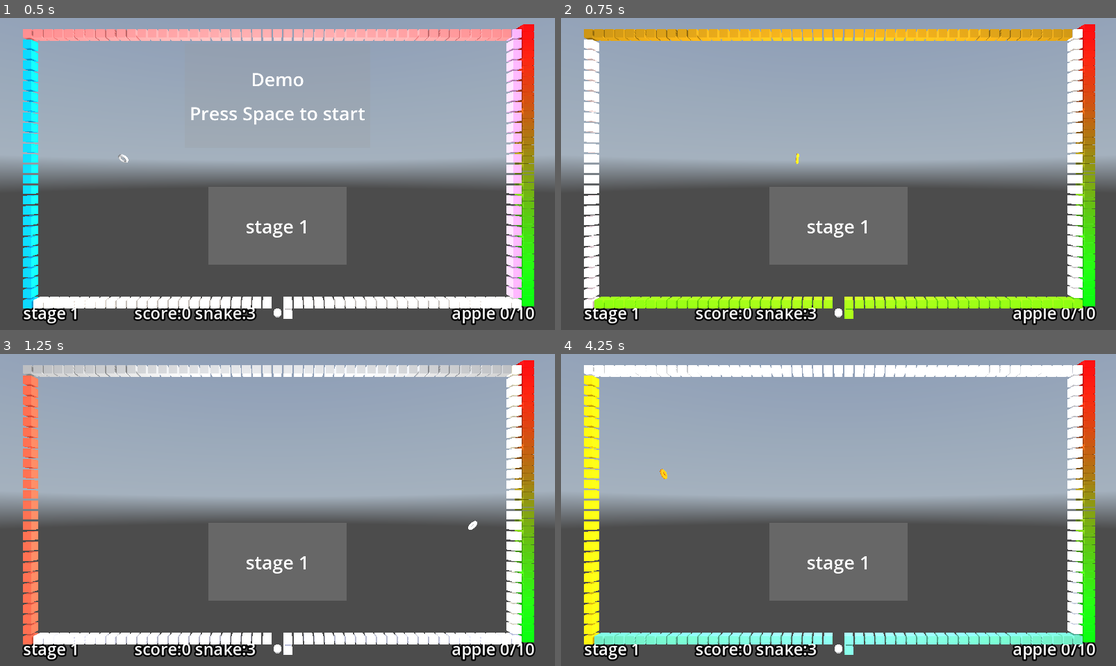
Above: before the commit, frames 1-4 (two rows, left to right).
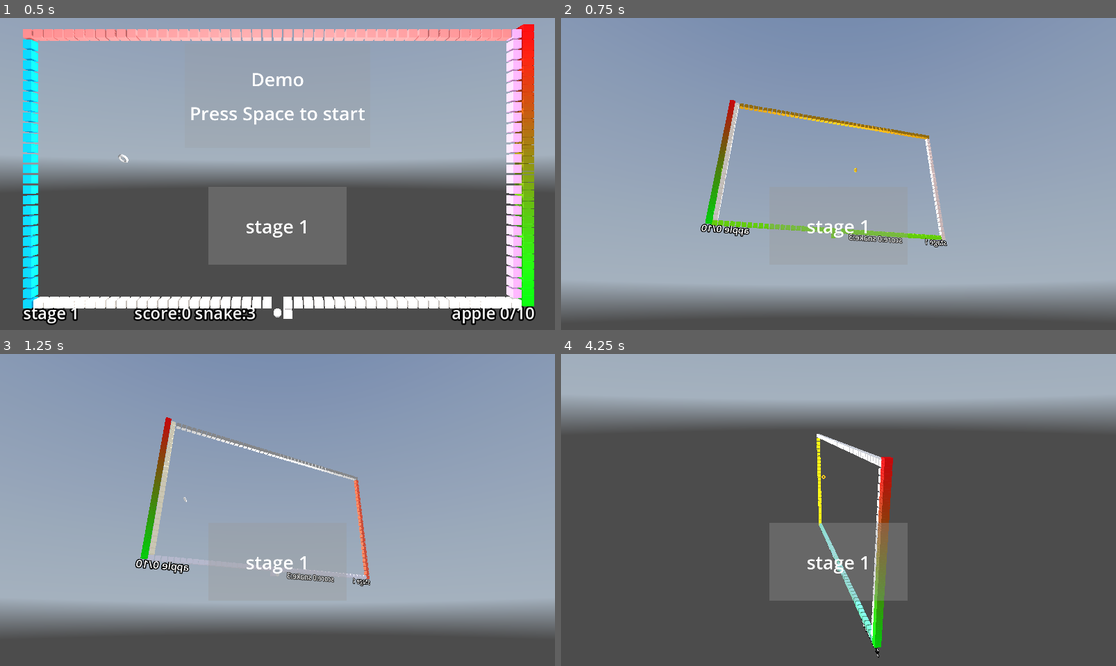
Above: after the commit, the same moments.

Repository: kasworld/gd4snakebyte3d
Game: Godot game, scene res://main.tscn
The game is run twice, just before and just after one commit, with the same random seed, the same clock (stepped at 60 frames per second) and the same inputs. A sky picture missing from this copy of the repository is replaced by a grey-blue gradient.
Inputs (mouse positions are in pixels of both pictures, inside the frame that each line leads up to):
- Up to frame 1 (0.5 s): no input
- Up to frame 2 (0.75 s): tap Space at 0.5 s; move the mouse to (960, 158) at 0.52 s; hold Right from 0.53 s (still down); tap C at 0.6 s; click (960, 158) at 0.67 s
- Up to frame 3 (1.25 s): keep holding Right; tap Space at 0.77 s
- Up to frame 4 (4.25 s): move the mouse to (727, 525) at 1.27 s; release Right at 1.28 s; hold Down 1.28-2.03 s; tap C every 0.75 s from 1.35 to 3.6 s; tap Space at 1.52, 3.02, 3.77 s; move the mouse to (894, 441) at 2.02 s; hold Right 2.03-2.78 s; move the mouse to (810, 572) at 2.77 s; hold Up 2.78-3.53 s; click (810, 572) at 2.92 s; move the mouse to (1005, 556) at 3.52 s; hold Left from 3.53 s (still down)

Frame 1 is identical in both runs. In frame 2, 55% of the frame differs, in the area x 0-100%, y 2-99%; in frame 3, 53%; in frame 4, 49%.

Commit message:
add camera move

Diff:
--- a/main.gd
+++ b/main.gd
@@ -1,6 +1,12 @@
 extends Node3D
 
 var stage_scene = preload("res://stage.tscn")
+
+var stage_number :int
+var stage :Stage
+var game_info :Dictionary
+var demo_mode :bool = true
+var camera_move := false
 
 func _ready() -> void:
 	var vp_size = get_viewport().get_visible_rect().size
@@ -8,15 +14,12 @@
 	$DemoPanel.position = Vector2(vp_size.x/2, vp_size.y/4) - vp_size/6
 	var centerx = Settings.FieldWidth as float /2
 	var centery = Settings.FieldHeight as float /2
-	$Camera3D.position = Vector3(centerx, centery, Settings.FieldHeight)
-	$Camera3D.look_at(Vector3(centerx, centery, 0))
 	$OmniLight3D.position = Vector3(centerx, centery, Settings.FieldHeight/4)
+	reset_camera()
 	new_game()
 
-var stage_number :int
-var stage :Stage
-var game_info :Dictionary
-var demo_mode :bool = true
+
+
 func new_game() -> void:
 	game_info = {
 		"score" : 0,
@@ -62,9 +65,14 @@
 func _on_hide_panel_timer_timeout() -> void:
 	pass
 
+func _process(delta: float) -> void:
+	if camera_move:
+		move_camera(delta)
+
 var key2fn = {
 	KEY_ESCAPE:_on_button_esc_pressed,
 	KEY_SPACE:end_demo_start_game,
+	KEY_C: _on_button_camera_pressed,
 }
 func _unhandled_input(event: InputEvent) -> void:
 	if event is InputEventKey and event.pressed:
@@ -76,3 +84,23 @@
 
 func _on_button_esc_pressed() -> void:
 	get_tree().quit()
+
+func reset_camera() -> void:
+	var centerx = Settings.FieldWidth as float /2
+	var centery = Settings.FieldHeight as float /2
+	$Camera3D.position = Vector3(centerx, centery, Settings.FieldHeight)
+	$Camera3D.look_at(Vector3(centerx, centery, 0))
+
+func move_camera(_delta: float) -> void:
+	var t = -Time.get_unix_time_from_system() /2.3
+	var r = Settings.FieldSize.length()
+	var centerx = Settings.FieldWidth as float /2
+	var centery = Settings.FieldHeight as float /2
+	var center = Vector3(centerx, centery, 0)
+	$Camera3D.position = Vector3( sin(t)*r, sin(t*1.3)*Settings.FieldHeight, cos(t)*r ) + center
+	$Camera3D.look_at(center)
+
+func _on_button_camera_pressed() -> void:
+	camera_move = !camera_move
+	if camera_move == false:
+		reset_camera()
